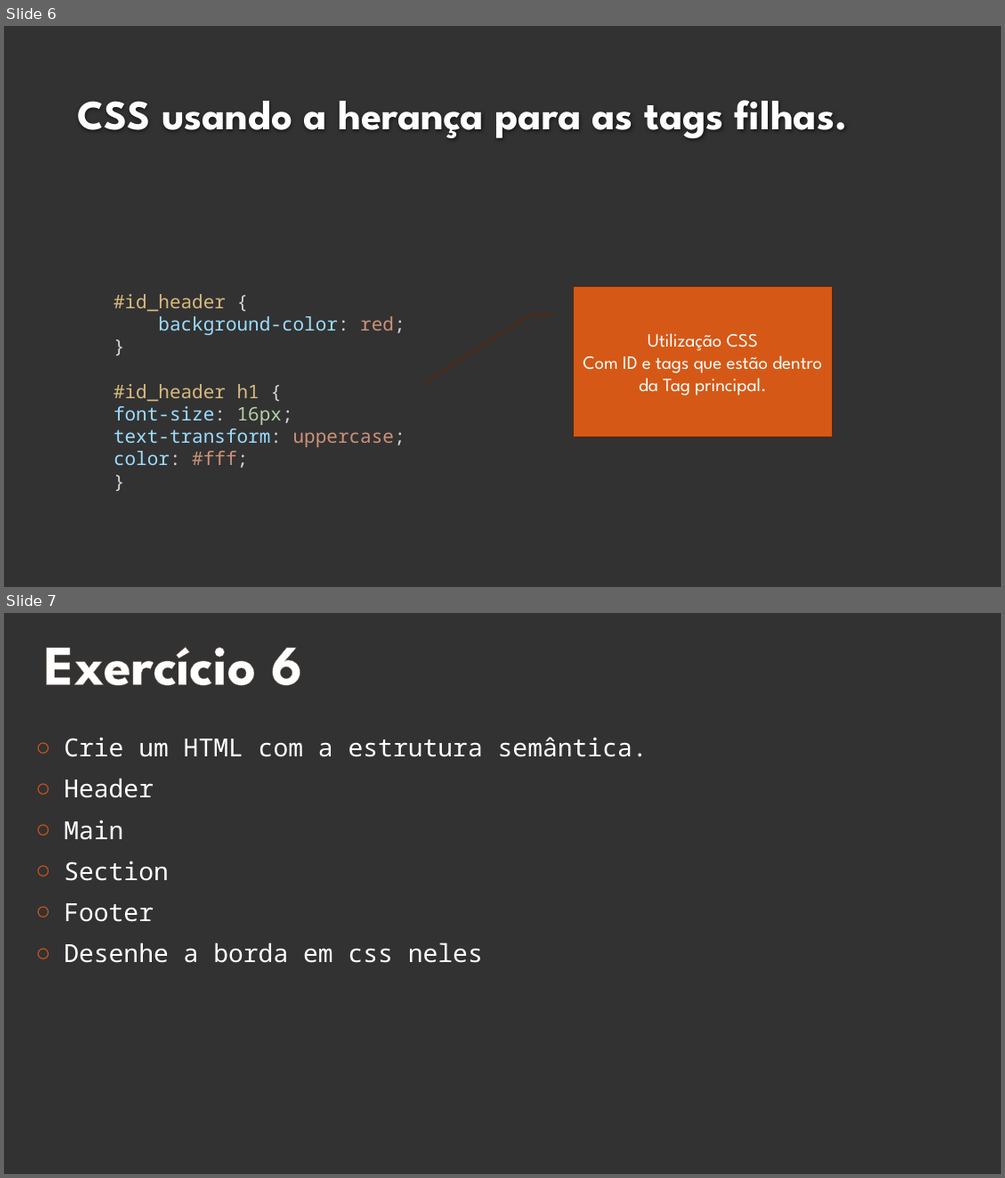
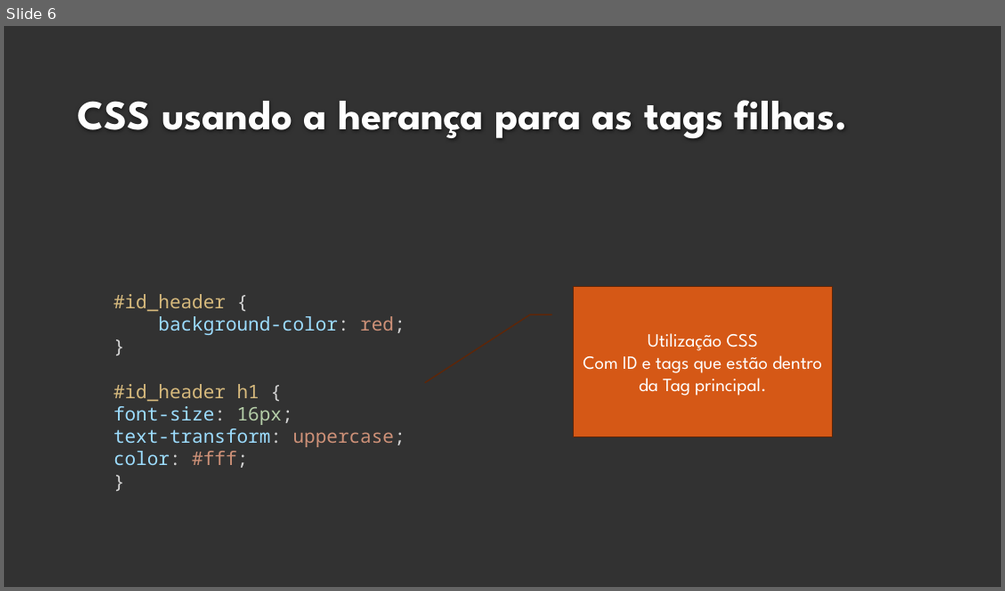
Before and after one commit to fabio-sudo/Curso_JS, a slide deck: HTML_CSS/Material_Html/5 - HTML - CSS.pptx. Shown one above the other, each under a label of ours: slides 6 and 7 before the commit, slide 6 after it. The pictures are 1005x1178 and 1005x591 pixels, drawn with LibreOffice and Linux fonts; fonts in the diff are those of the drawing; background and template pictures are left out. Boxes give left, top, right and bottom in pixels: in the first picture for what was removed or moved away, otherwise in the second. Text is boxed around its words. In the diff, an @@ line names an element or a change of style, - is before the commit and + after.

```diff
--- a/HTML_CSS/Material_Html/5 - HTML - CSS.pptx
+++ b/HTML_CSS/Material_Html/5 - HTML - CSS.pptx
@@ slide 7 removed at bbox=[4, 613, 1001, 1174], background #323232 @@
@@ text removed at bbox=[44, 647, 302, 686] @@
-Exercício 6
@@ text removed at bbox=[64, 737, 647, 963] @@
-○ Crie um HTML com a estrutura semântica.
-○ Header
-○ Main
-○ Section
-○ Footer
-○ Desenhe a borda em css neles
```
Also in this commit, not shown: 13 slides added, 7 other files.
